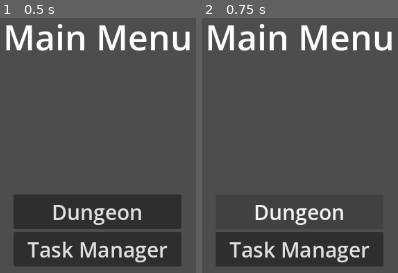
Above: before the commit, frames 1-2 (left to right).
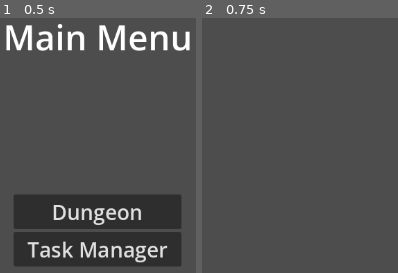
Above: after the commit, the same moments.

Repository: TheHumanMRP/RPG-Life-Tracker
Game: Godot game, scene res://Folders/Systems/Main/Scenes/main_scene.tscn
The game is run twice, just before and just after one commit, with the same random seed, the same clock (stepped at 60 frames per second) and the same inputs.
Inputs:
- Up to frame 1 (0.5 s): no input
- Up to frame 2 (0.75 s): click "Dungeon" at 0.5 s

Frame 1 is identical in both runs. In frame 2, 16% of the frame differs, in the area x 3-97%, y 2-98%.
Error before the commit: Attempt to call function 'switch_to_scene' in base 'null instance' on a null instance. (res://Folders/Systems/Main/Scripts/main_menu.gd:32)
Error after the commit: Parse Error: Cannot find member "set_game_state" in base "SignalBus". (res://Folders/Systems/Dungeon_Related/Scripts/dungeon_selection_menu.gd:13)

Commit message:
Auto commit at 2026-08-26 16:45:30

Diff:
--- a/Folders/Systems/Globals/global.gd
+++ b/Folders/Systems/Globals/global.gd
@@ -32,6 +32,14 @@
 			Input.mouse_mode = Input.MOUSE_MODE_VISIBLE
 
 # ============================================================================
+# Main Node
+# ============================================================================
+var main_node: MainNode
+
+func set_main_node() -> void:
+	main_node = get_tree().get_first_node_in_group("main_node")
+
+# ============================================================================
 # Testing
 # ============================================================================
 
@@ -51,17 +59,10 @@
 		save_data.inventory_component.add_test_sword()
 
 func _ready() -> void:
-	main_node = get_tree().get_first_node_in_group("main_node")
-
-	print(main_node)
-
 	signal_bus.set_game_state.connect(_on_set_game_state)
 	test()
 
+	call_deferred("set_main_node")
+
 func _on_set_game_state(new_game_state: All_Enums.GAME_STATES) -> void:
 	current_game_state = new_game_state
-
-# ============================================================================
-# Main Node
-# ============================================================================
-var main_node: MainNode
